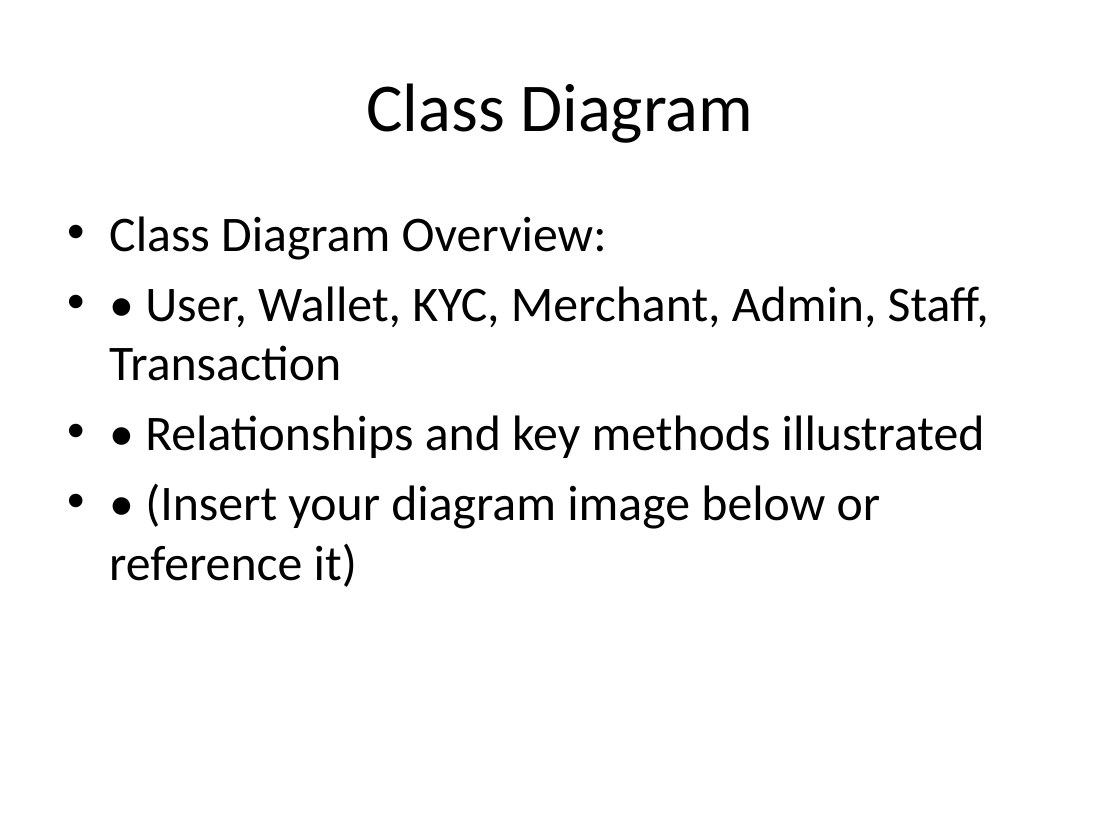
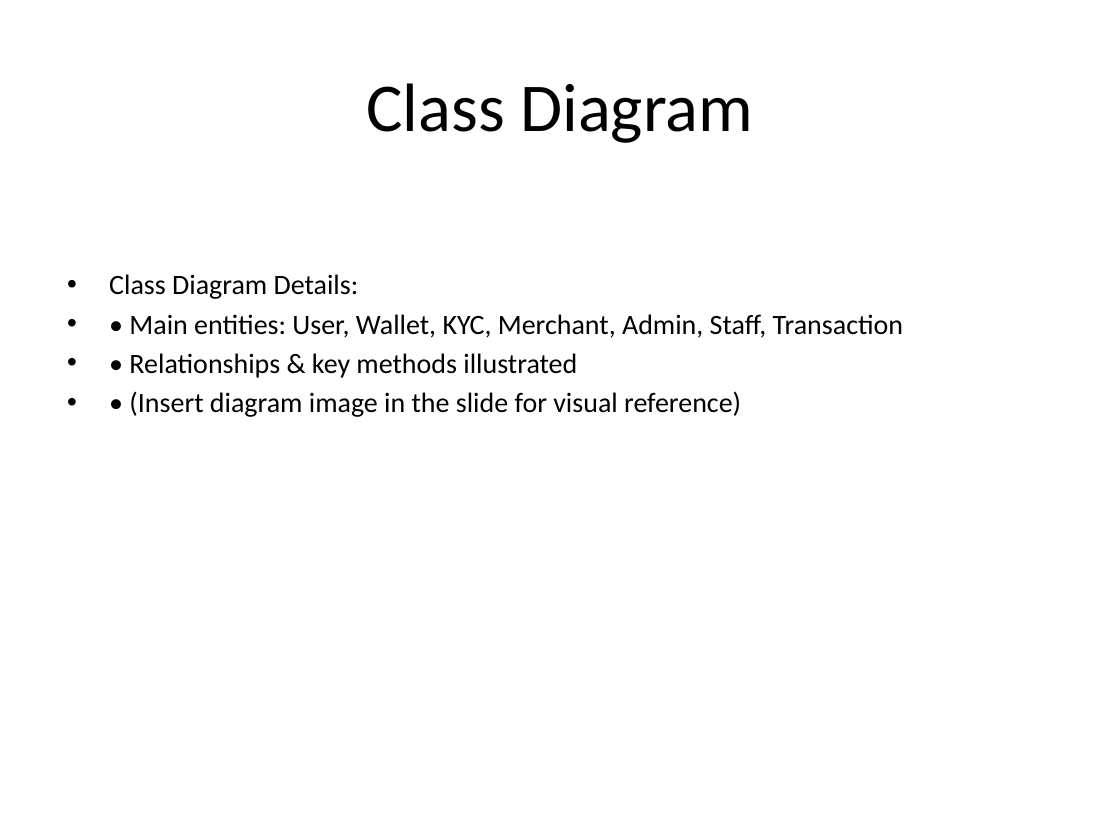
Before and after one commit to MedMoncef/cryptoBank, a slide deck: slide 4 of presentation/CryptoBankPresentation.pptx. Drawn at 1120x840 pixels with LibreOffice and Linux fonts; fonts in the diff are those of the drawing. Boxes give left, top, right and bottom in pixels: in the first picture for what was removed or moved away, otherwise in the second. Text is boxed around its words. In the diff, an @@ line names an element or a change of style, - is before the commit and + after.

```diff
--- a/presentation/CryptoBankPresentation.pptx
+++ b/presentation/CryptoBankPresentation.pptx
@@ text at box(109, 274, 903, 417): text changed; size 32 to 18 pt @@
-• Class Diagram Overview:
-• • User, Wallet, KYC, Merchant, Admin, Staff, Transaction
-• • Relationships and key methods illustrated
-• • (Insert your diagram image below or reference it)
+• Class Diagram Details:
+• • Main entities: User, Wallet, KYC, Merchant, Admin, Staff, Transaction
+• • Relationships & key methods illustrated
+• • (Insert diagram image in the slide for visual reference)
```
Also in this commit, not shown: 10 other slides changed, 20 other files.
